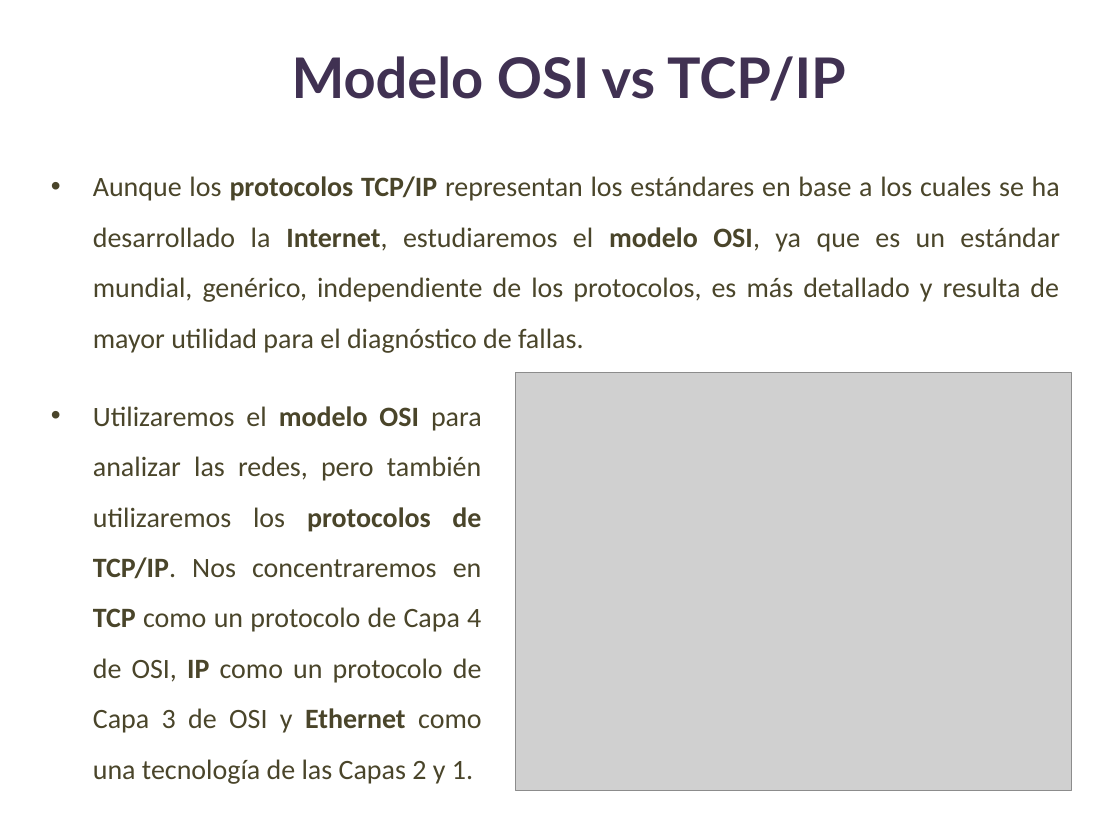
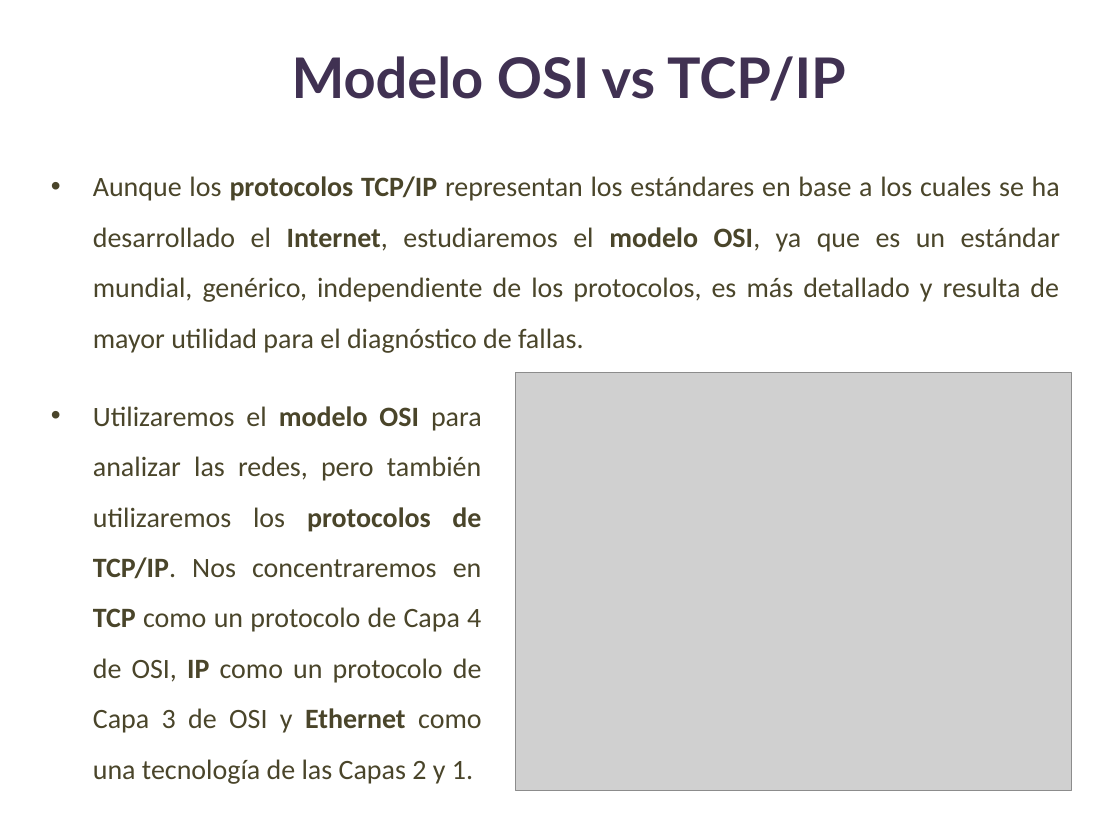
Before and after one commit to lizetheP/Redes1, a slide deck: slide 14 of CalendarioAgo20/Presentaciones/4_ModeloTCP_IP.pptx. Drawn at 1120x840 pixels with LibreOffice and Linux fonts; fonts in the diff are those of the drawing; grey boxes stand for pictures. Boxes give left, top, right and bottom in pixels: in the first picture for what was removed or moved away, otherwise in the second. Text is boxed around its words. In the diff, an @@ line names an element or a change of style, - is before the commit and + after.

Commit message:
act

```diff
--- a/CalendarioAgo20/Presentaciones/4_ModeloTCP_IP.pptx
+++ b/CalendarioAgo20/Presentaciones/4_ModeloTCP_IP.pptx
@@ text at bbox=[93, 176, 1061, 353]: text changed @@
-• Aunque los protocolos TCP/IP representan los estándares en base a los cuales se ha desarrollado la Internet, estudiaremos el modelo OSI, ya que es un estándar mundial, genérico, independiente de los protocolos, es más detallado y resulta de mayor utilidad para el diagnóstico de fallas.
+• Aunque los protocolos TCP/IP representan los estándares en base a los cuales se ha desarrollado el Internet, estudiaremos el modelo OSI, ya que es un estándar mundial, genérico, independiente de los protocolos, es más detallado y resulta de mayor utilidad para el diagnóstico de fallas.
```
